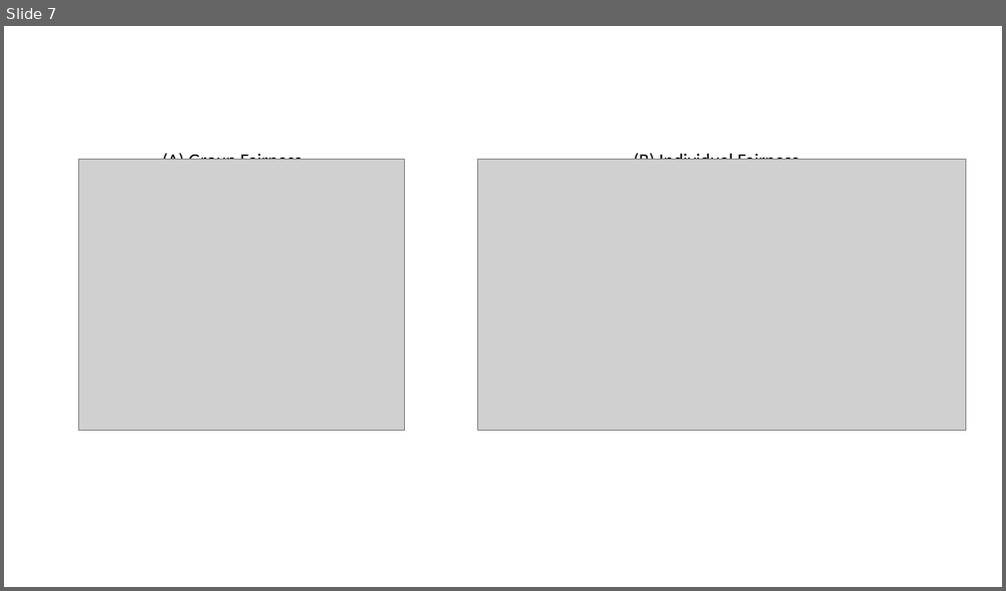
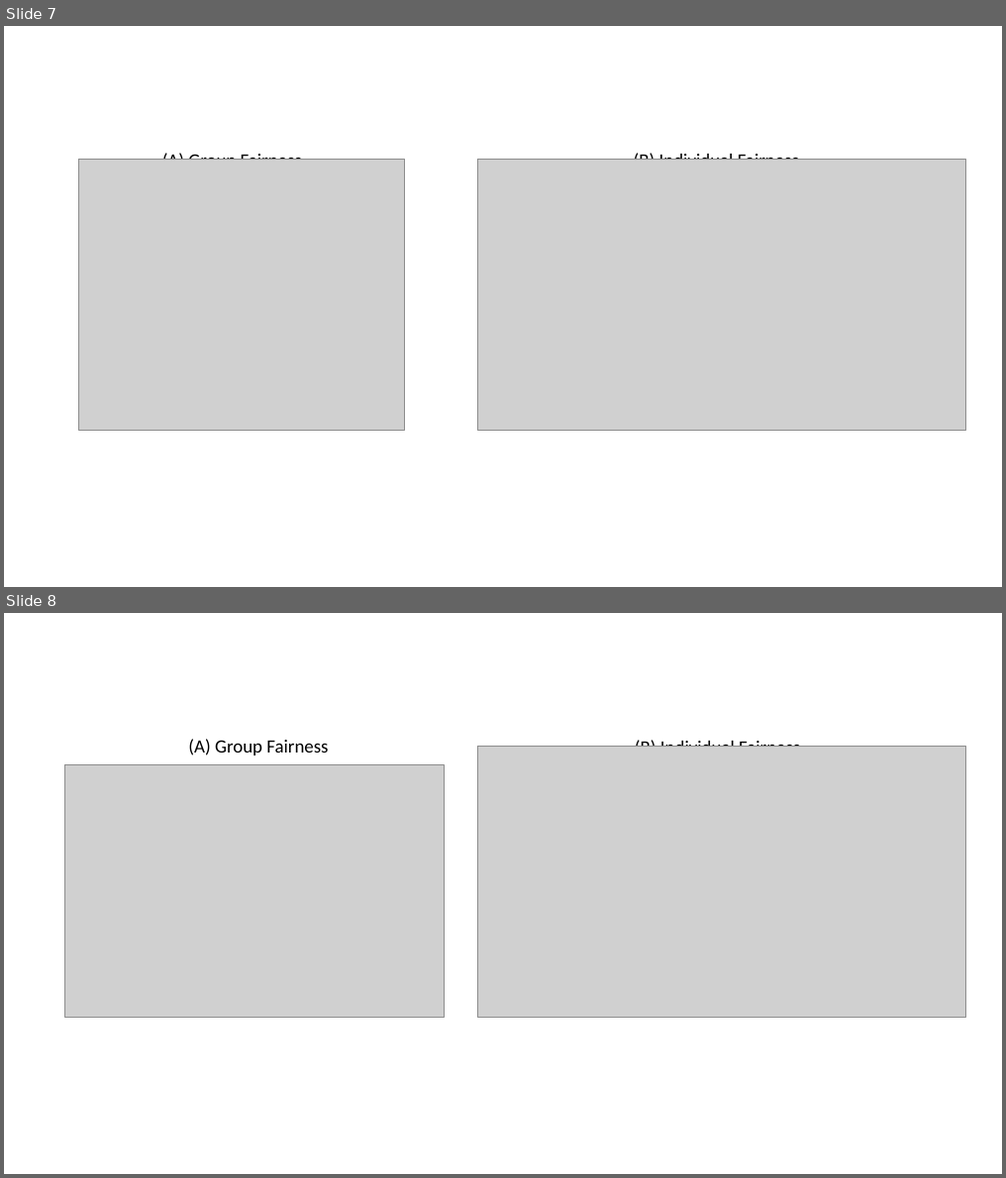
Before and after one commit to bhavyaghai/Cascaded-Debiasing, a slide deck: figures/cascade figures.pptx. Shown one above the other, each under a label of ours: slide 7 before the commit, slides 7 and 8 after it. The pictures are 1006x591 and 1006x1178 pixels, drawn with LibreOffice and Linux fonts; fonts in the diff are those of the drawing; grey boxes stand for pictures. Boxes give left, top, right and bottom in pixels: in the first picture for what was removed or moved away, otherwise in the second. Text is boxed around its words. In the diff, an @@ line names an element or a change of style, - is before the commit and + after.

```diff
--- a/figures/cascade figures.pptx
+++ b/figures/cascade figures.pptx
@@ slide 8 added at (4, 613, 1002, 1174), background #FFFFFF @@
@@ group added at (64, 738, 965, 1018): 2 texts, 2 pictures @@
+(A) Group Fairness
+(B) Individual Fairness
```
Also in this commit, not shown: 12 other files.
